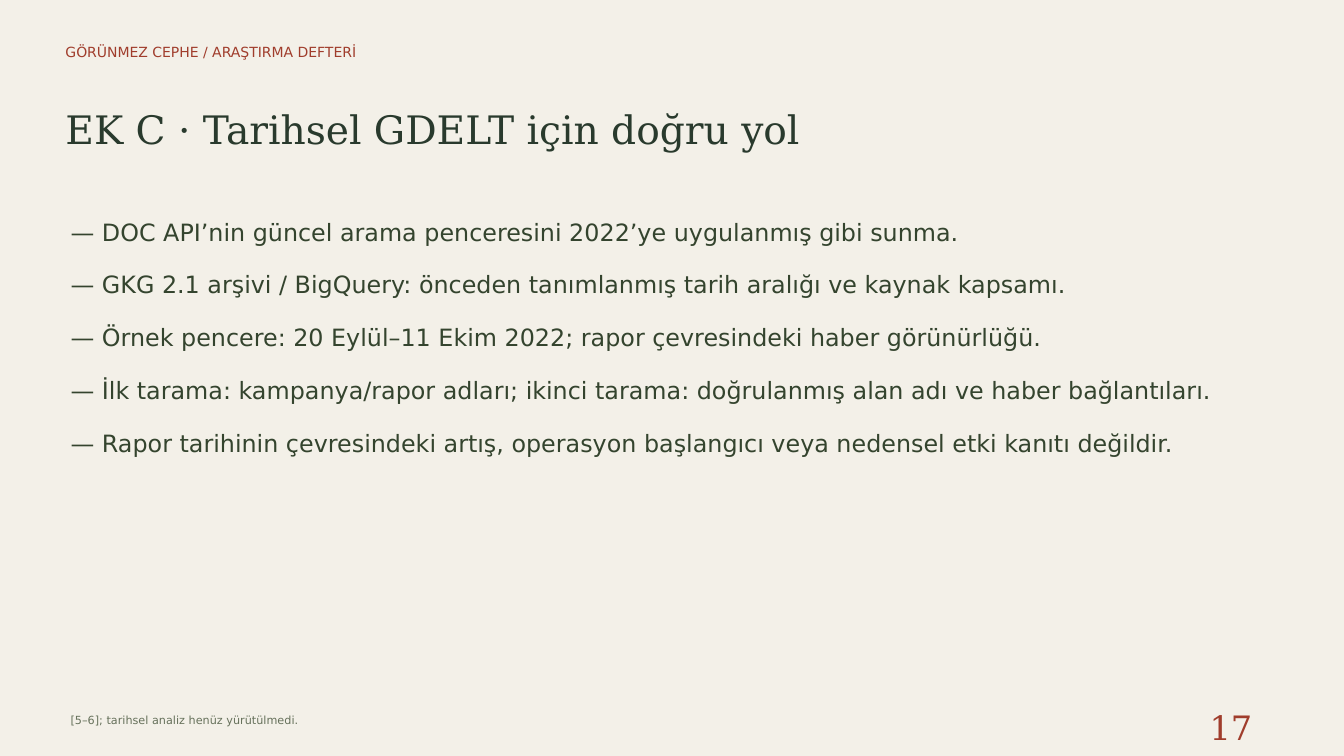
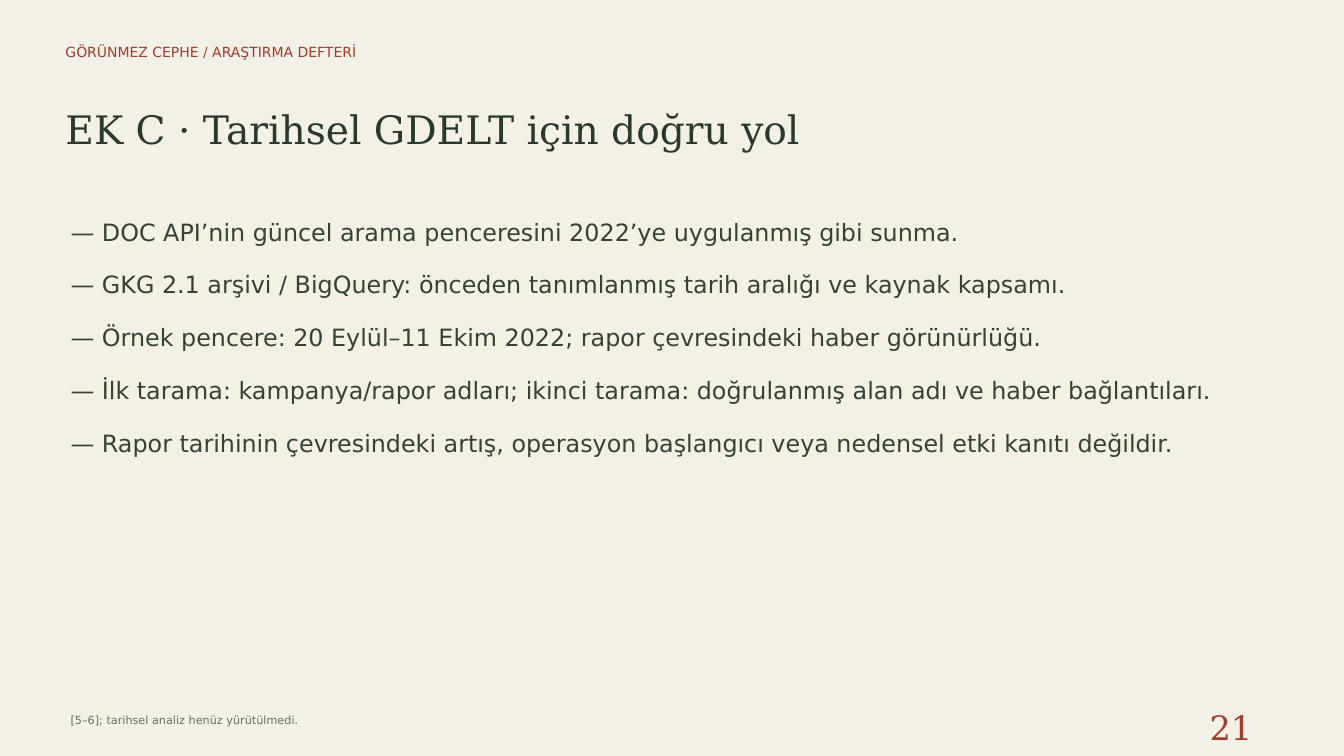
Before and after one commit to erdemkulaclii/SUNUM, a slide deck: slide 21 of output/ATLAS_SUNUMU.pptx (slide 17 before the commit). Drawn at 1344x756 pixels with LibreOffice and Linux fonts; fonts in the diff are those of the drawing. Boxes give left, top, right and bottom in pixels: in the first picture for what was removed or moved away, otherwise in the second. Text is boxed around its words. In the diff, an @@ line names an element or a change of style, - is before the commit and + after.

```diff
--- a/output/ATLAS_SUNUMU.pptx
+++ b/output/ATLAS_SUNUMU.pptx
@@ text at (x1=1210, y1=715, x2=1253, y2=740): text changed @@
-17
+21
```
Also in this commit, not shown: 6 other slides changed, 5 slides added, 36 other files.
